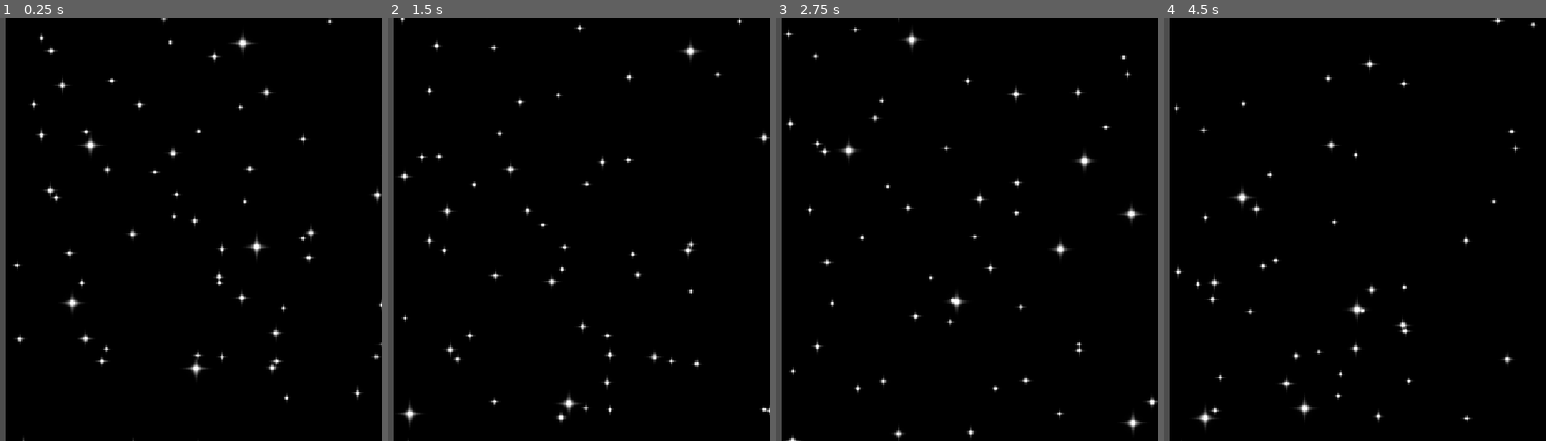
Above: before the commit, frames 1-4 (left to right).
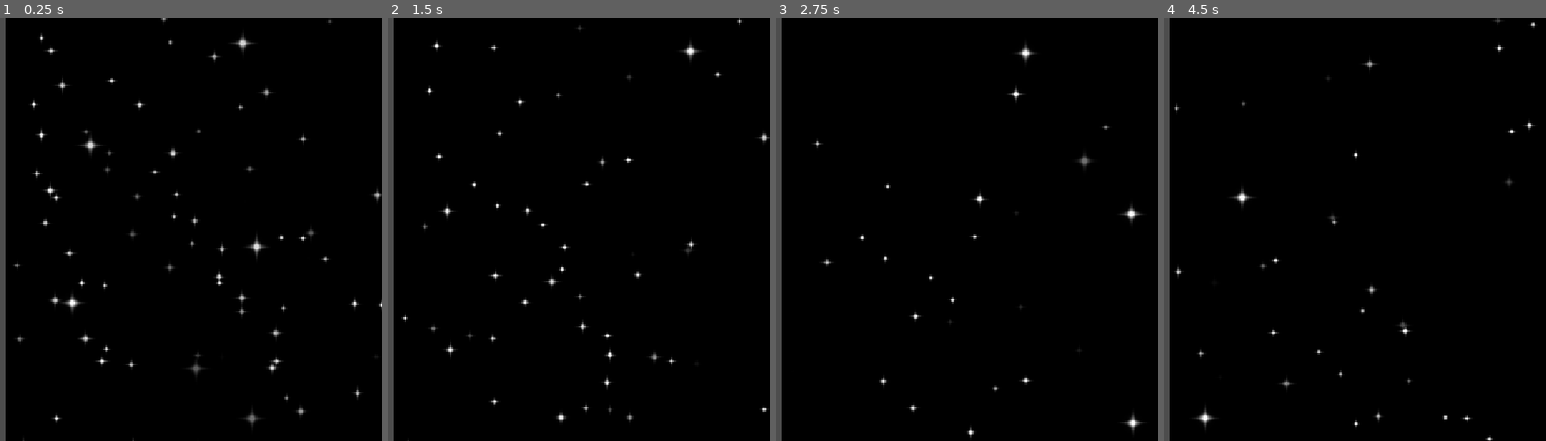
Above: after the commit, the same moments.

Repository: AverySimmons/Laika
Game: Godot game, scene res://01_Source/03_Space/00_Level/space_level.tscn
Two runs of this game, one before a commit and one after it. Both use one fixed random seed, a clock stepped at 60 frames per second and the inputs below. This scene is started directly instead of the project's main scene.
Inputs (mouse positions are in pixels of both pictures, inside the frame that each line leads up to):
- Up to frame 1 (0.25 s): no input
- Up to frame 2 (1.5 s): move the mouse to (559, 208) at 0.52 s; press the mouse at (559, 208) at 0.53 s; hold D (right) 0.53-1.28 s; move the mouse to (outside the picture) at 1.27 s; release the mouse at (outside the picture) at 1.28 s; hold S (down) from 1.28 s (still down); click (outside the picture) at 1.35 s
- Up to frame 3 (2.75 s): move the mouse to (856, 136) at 2.02 s; release S (down) at 2.03 s; press the mouse at (856, 136) at 2.03 s; hold D (right) from 2.03 s (still down)
- Up to frame 4 (4.5 s): move the mouse to (outside the picture) at 2.77 s; release D (right) at 2.78 s; release the mouse at (outside the picture) at 2.78 s; hold W (up) 2.78-3.53 s; click (outside the picture) at 2.85 s; move the mouse to (1397, 292) at 3.52 s; press the mouse at (1397, 292) at 3.53 s; hold A (left) from 3.53 s (still down); move the mouse to (outside the picture) at 4.27 s; release the mouse at (outside the picture) at 4.28 s; click (outside the picture) at 4.35 s

The runs differ from the first frame. In frame 1, 1.0% of the frame differs, in the area x 3-100%, y 0-100%; in frame 2, 0.7%; in frame 3, 1.1%, in the area x 1-100%, y 0-100%; in frame 4, 1.0%.

Commit message:
star flicker functionality

Diff:
--- a/01_Source/03_Space/00_Level/space_level.gdshader
+++ b/01_Source/03_Space/00_Level/space_level.gdshader
@@ -1,7 +1,10 @@
 shader_type canvas_item;
+
 uniform vec2 size;
 uniform bool boost;
-const float STAR_DENSITY = .07;
+uniform bool flickering_stars = true;
+
+const float STAR_DENSITY = .1;
 
 void vertex() {
 	// Called for every vertex the material is visible on.
@@ -16,14 +19,19 @@
 	vec3 col = vec3(0);
 	vec2 h1 = hash(tile);
 	vec2 h2 = hash(h1);
+
 	if (h1.x > 1.-STAR_DENSITY) {
-		vec2 cuv = 2.*(uv - vec2(0.5,0.5));
+		float t = TIME * h2.x * 2. + h2.y;
+		vec2 cuv = 2.*(uv - vec2(0.5,0.5)); // centred uv (-1 to 1 instead of 0 to 1)
 		cuv += vec2(-.5) + h2;
 
 		float star = smoothstep(0, 1.0, 0.05/sin(length(cuv)));
 		float flare = smoothstep(0.96,1.,.99-(abs(cuv).x*abs(cuv.y)))*(.8-length(cuv)*1.2);
 
-		col += smoothstep(0,1.,(vec3(flare) + vec3(star))*.7);
+		float flicker = 1.;
+		if (flickering_stars) flicker = smoothstep(0,1.,sin(t));
+
+		col += smoothstep(0,1.,(vec3(flare) + vec3(star))*.7) * flicker;
 	}
 
 	return col;
--- a/01_Source/03_Space/00_Level/space_level.tscn
+++ b/01_Source/03_Space/00_Level/space_level.tscn
@@ -7,6 +7,7 @@
 shader = ExtResource("1_r8aci")
 shader_parameter/size = Vector2(640, 720)
 shader_parameter/boost = false
+shader_parameter/flickering_stars = true
 
 [node name="SpaceLevel" type="Node2D"]
 
